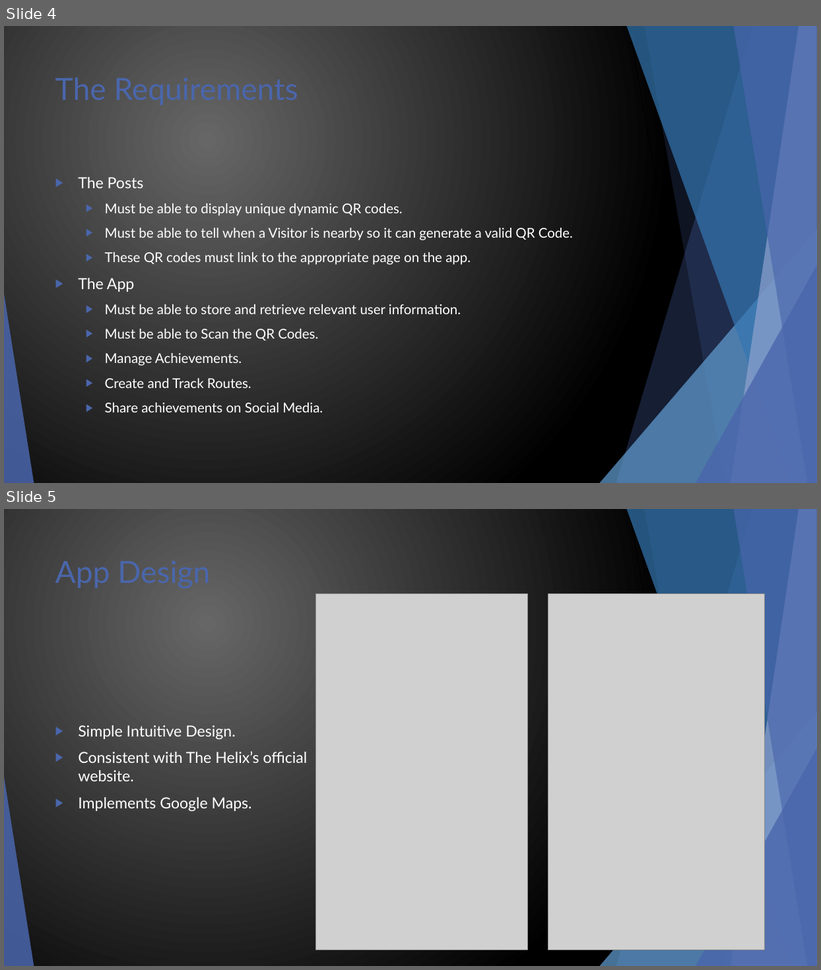
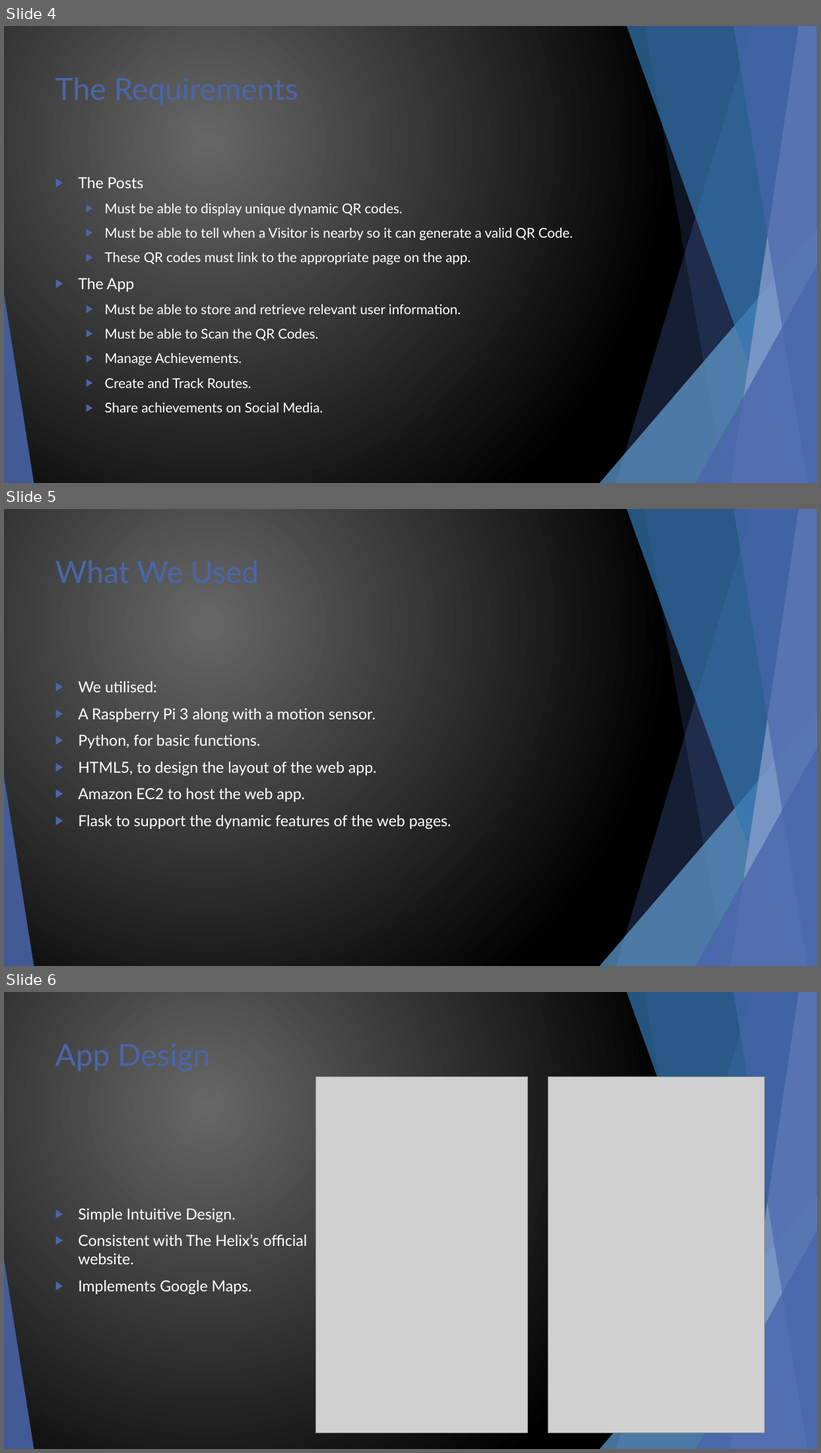
Before and after one commit to glasgow2016/team-5, a slide deck: Design.pptx. Shown one above the other, each under a label of ours: slides 4 and 5 before the commit, slides 4, 5 and 6 after it. The pictures are 821x970 and 821x1453 pixels, drawn with LibreOffice and Linux fonts; fonts in the diff are those of the drawing; grey boxes stand for pictures. Boxes give left, top, right and bottom in pixels: in the first picture for what was removed or moved away, otherwise in the second. Text is boxed around its words. In the diff, an @@ line names an element or a change of style, - is before the commit and + after.

```diff
--- a/Design.pptx
+++ b/Design.pptx
@@ slide 5 added at (x1=4, y1=509, x2=817, y2=966), background gradient #676767 to #000000; not listed: 10 template elements that a slide beside it also shows @@
@@ title added at (x1=55, y1=560, x2=130, y2=692), 36 pt, text #4A66AC @@
+What We Used
@@ text added at (x1=78, y1=681, x2=451, y2=829), 18 pt, text #FFFFFF @@
+▶ We utilised:
+▶ A Raspberry Pi 3 along with a motion sensor.
+▶ Python, for basic functions.
+▶ HTML5, to design the layout of the web app.
+▶ Amazon EC2 to host the web app.
+▶ Flask to support the dynamic features of the web pages.
@@ what was slide 5 is now slide 6 @@
```
Also in this commit, not shown: 1 slide changed.
